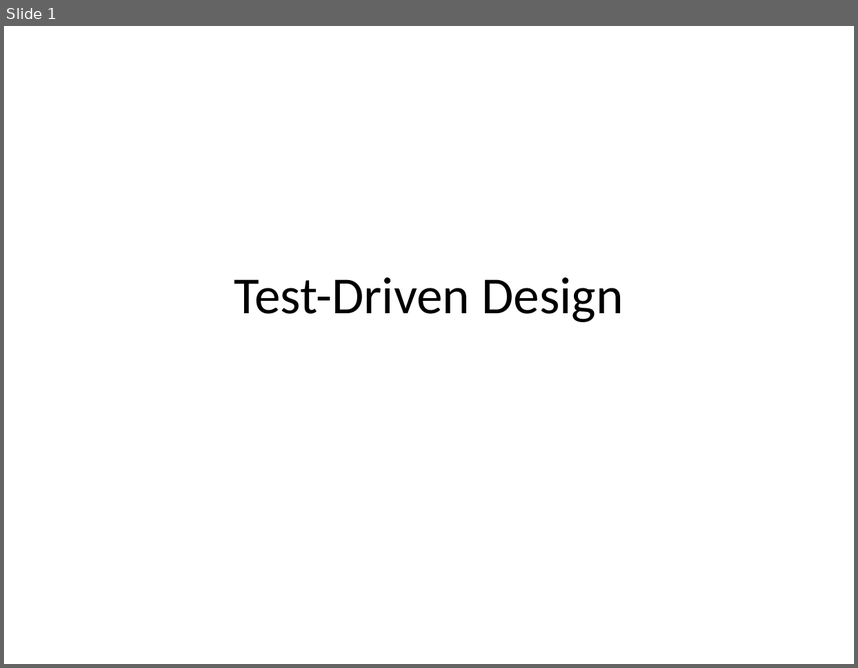
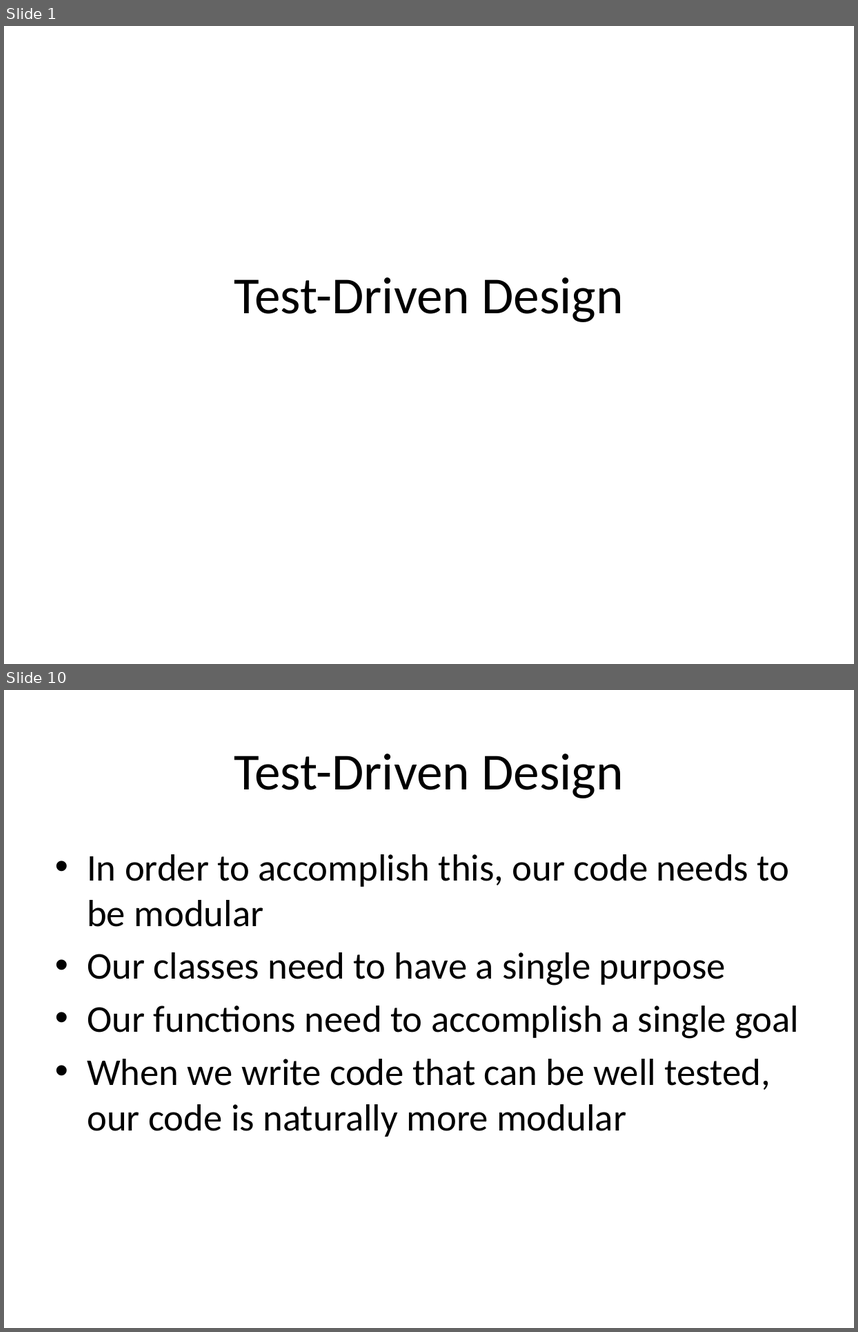
Before and after one commit to zengm71/Course-Overview, a slide deck: week_9/9.1 Test-Driven Design.pptx. Shown one above the other, each under a label of ours: slide 1 before the commit, slides 1 and 10 after it; the slides between them are not shown. The pictures are 858x668 and 858x1332 pixels, drawn with LibreOffice and Linux fonts; fonts in the diff are those of the drawing. Boxes give left, top, right and bottom in pixels: in the first picture for what was removed or moved away, otherwise in the second. Text is boxed around its words. In the diff, an @@ line names an element or a change of style, - is before the commit and + after.

```diff
--- a/week_9/9.1 Test-Driven Design.pptx
+++ b/week_9/9.1 Test-Driven Design.pptx
@@ slide 10 added at (4,690,854,1328), background #FFFFFF @@
@@ title added at (234,753,623,798), 44 pt, text #000000 @@
+Test-Driven Design
@@ text added at (87,854,799,1136), 32 pt, text #000000 @@
+• In order to accomplish this, our code needs to be modular
+• Our classes need to have a single purpose
+• Our functions need to accomplish a single goal
+• When we write code that can be well tested, our code is naturally more modular
```
Also in this commit, not shown: 8 other slides added.
